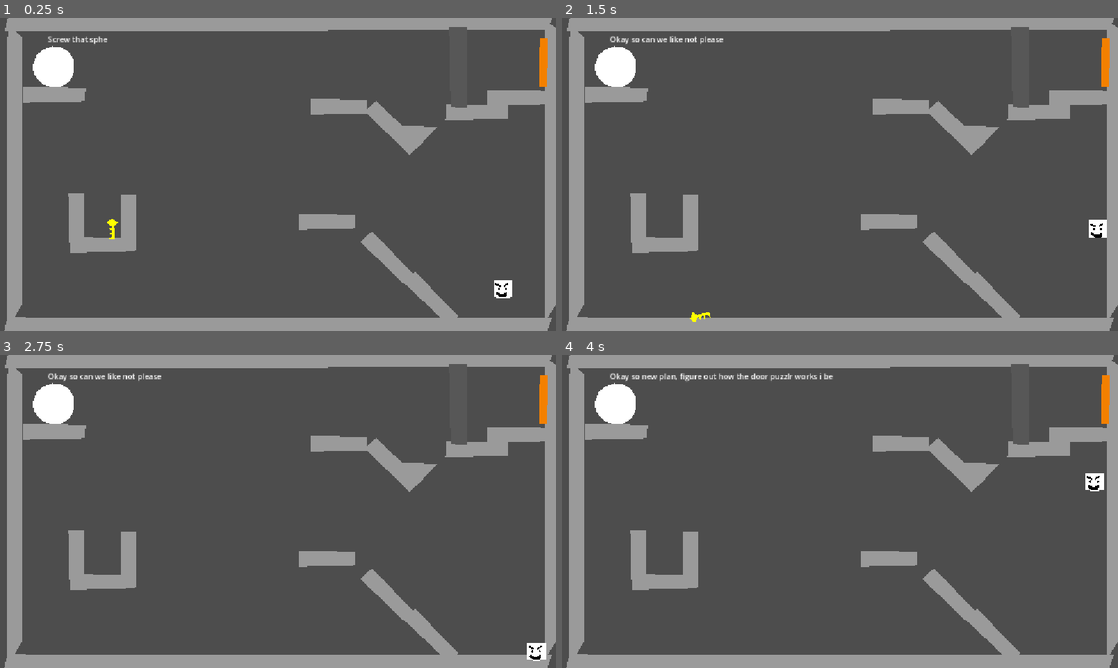
Above: before the commit, frames 1-4 (two rows, left to right).
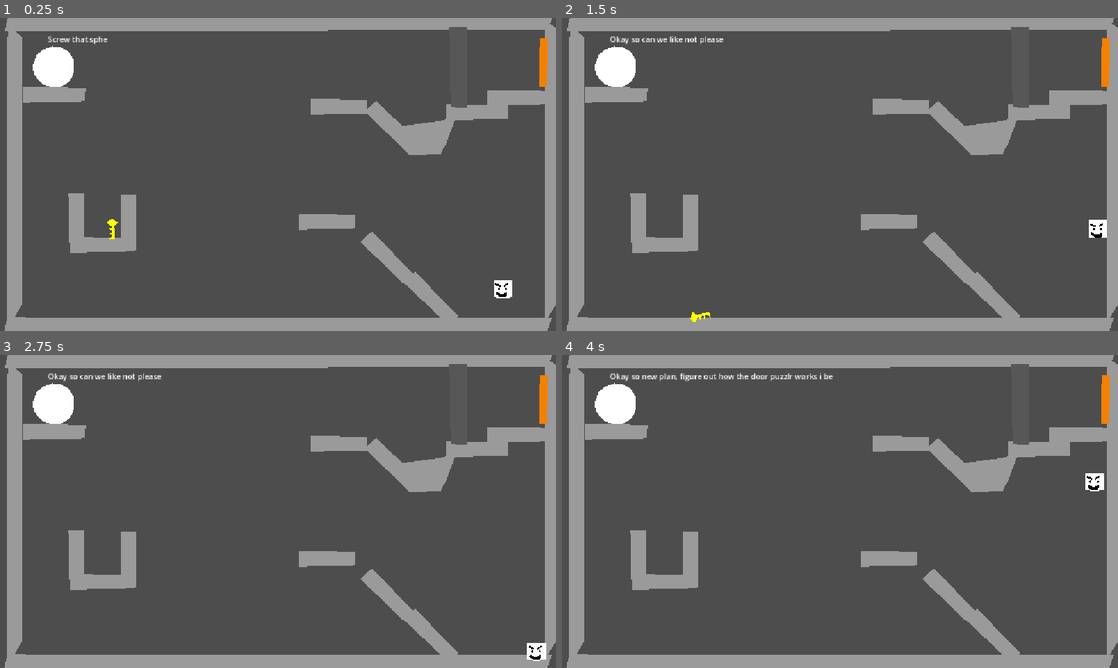
Above: after the commit, the same moments.

Repository: TAL-Trent/SSJamF2026
Game: Godot game, scene res://Levels/Level 7/Level_7.tscn
Same seed, same stepped clock (60 frames per second), same inputs: the game is played once before the commit and once after it. This scene is started directly instead of the project's main scene.
Inputs:
- Up to frame 1 (0.25 s): no input
- Up to frame 2 (1.5 s): hold Right (right) 0.53-1.28 s; hold Space (jump) 0.53-1.28 s; hold Left (left) from 1.28 s (still down); tap Space (jump) at 1.35 s
- Up to frame 3 (2.75 s): tap Space (jump) at 1.52, 1.82 s; release Left (left) at 2.03 s; hold Right (right) from 2.03 s (still down); hold Space (jump) from 2.03 s (still down)
- Up to frame 4 (4 s): release Space (jump) at 2.78 s; tap Space (jump) at 2.85, 3.02, 3.32 s; release Right (right) at 3.53 s; hold Left (left) from 3.53 s (still down); hold Space (jump) from 3.53 s (still down)

The runs differ from the first frame. In frame 1, 0.5% of the frame differs, in the area x 73-82%, y 32-44%; in frame 2, 0.5%; in frame 3, 0.5%; in frame 4, 0.5%.

Commit message:
started level 8. we cooked bro the jam is tmrw

Diff:
--- a/jank/Levels/Level 7/Level_7.tscn
+++ b/jank/Levels/Level 7/Level_7.tscn
@@ -283,10 +283,10 @@
 rotation = 0.7853982
 scale = Vector2(0.26359025, 0.3597568)
 color = Color(0.6073017, 0.60730165, 0.60730165, 1)
-polygon = PackedVector2Array(1.8955078, 6.378113, -5.3652344, -141.51685, -201.19507, -1.9654541, -488.1045, 2.3781128, -493.00098, 91.72864, -491.1045, 92.37811, -2.1044922, 85.37811)
+polygon = PackedVector2Array(163.63867, -41.275635, 136.8125, -112.0343, 53.651855, -243.72375, 2.6826172, -202.44788, -201.19507, -1.9654541, -488.1045, 2.3781128, -493.00098, 91.72864, -491.1045, 92.37811, -2.1044922, 85.37811)
 
 [node name="CollisionPolygon2D" type="CollisionPolygon2D" parent="Chunk5" unique_id=972567122]
-polygon = PackedVector2Array(-130, 282, -106, 260, -52, 312, 20, 313, -17, 352, -37, 371)
+polygon = PackedVector2Array(-130, 282, -106, 260, -52, 312, 57, 298, 39, 347, 27, 370, -37, 371)
 
 [node name="Chunk6" type="StaticBody2D" parent="." unique_id=225822306]
 position = Vector2(966, 265)
--- /dev/null
+++ b/jank/Levels/Level 8/Level_8.tscn
@@ -0,0 +1,339 @@
+[gd_scene format=3 uid="uid://dv0cofcks43vx"]
+
+[ext_resource type="Script" uid="uid://cbe3d2pvyxgfr" path="res://Levels/Level 8/Level_8_Script.gd" id="1_xplrl"]
+
+[sub_resource type="CircleShape2D" id="CircleShape2D_cxiam"]
+radius = 19.026299
+
+[sub_resource type="RectangleShape2D" id="RectangleShape2D_cxiam"]
+size = Vector2(1125, 30)
+
+[sub_resource type="RectangleShape2D" id="RectangleShape2D_2v4n4"]
+size = Vector2(31, 636)
+
+[sub_resource type="RectangleShape2D" id="RectangleShape2D_8jio8"]
+size = Vector2(1440, 311)
+
+[sub_resource type="RectangleShape2D" id="RectangleShape2D_48r1q"]
+size = Vector2(122, 30)
+
+[sub_resource type="CircleShape2D" id="CircleShape2D_mx4s3"]
+radius = 86.833176
+
+[sub_resource type="CapsuleShape2D" id="CapsuleShape2D_2v4n4"]
+radius = 12.0
+height = 46.0
+
+[node name="Node2D" type="Node2D" unique_id=965193724 node_paths=PackedStringArray("Player", "PlayerSprite", "EolTrigger", "textChat", "playerRay", "brokenBall", "key")]
+script = ExtResource("1_xplrl")
+Player = NodePath("Player")
+PlayerSprite = NodePath("Player2dSprite")
+EolTrigger = NodePath("Area2D")
+textChat = NodePath("RichTextLabel")
+playerRay = NodePath("Player2dSprite/RayCast2D")
+brokenBall = NodePath("Ball")
+key = NodePath("RigidBody2D")
+
+[node name="Player" type="RigidBody2D" parent="." unique_id=272158072]
+position = Vector2(1041, 541)
+constant_force = Vector2(0, -300)
+constant_torque = 2.13
+
+[node name="CollisionShape2D" type="CollisionShape2D" parent="Player" unique_id=666665252]
+position = Vector2(0, 2)
+shape = SubResource("CircleShape2D_cxiam")
+
+[node name="playerarea2D" type="Area2D" parent="Player" unique_id=1979979719]
+position = Vector2(0, 2)
+
+[node name="CollisionShape2D" type="CollisionShape2D" parent="Player/playerarea2D" unique_id=200249450]
+shape = SubResource("CircleShape2D_cxiam")
+
+[node name="Floor" type="StaticBody2D" parent="." unique_id=1060266912]
+position = Vector2(880, 168)
+
+[node name="Polygon2D" type="Polygon2D" parent="Floor" unique_id=1738322572]
+position = Vector2(258.6361, 451.14447)
+scale = Vector2(2.3022308, 0.3597568)
+color = Color(0.6073017, 0.60730165, 0.60730165, 1)
+polygon = PackedVector2Array(1.8955078, 6.378113, -488.1045, 2.3781128, -491.1045, 92.37811, -2.1044922, 85.37811)
+
+[node name="CollisionShape2D" type="CollisionShape2D" parent="Floor" unique_id=1904054581]
+position = Vector2(-303.5, 477)
+shape = SubResource("RectangleShape2D_cxiam")
+
+[node name="wallLeft" type="StaticBody2D" parent="." unique_id=1933933877]
+position = Vector2(880, 168)
+
+[node name="Polygon2D" type="Polygon2D" parent="wallLeft" unique_id=1698824866]
+position = Vector2(-835.1139, -172.69963)
+scale = Vector2(0.060113497, 7.0222216)
+color = Color(0.6073017, 0.60730165, 0.60730165, 1)
+polygon = PackedVector2Array(1.8955078, 6.378113, -488.1045, 2.3781128, -491.1045, 92.37811, -2.1044922, 85.37811)
+
+[node name="CollisionShape2D" type="CollisionShape2D" parent="wallLeft" unique_id=437923831]
+position = Vector2(-847.5, 169)
+shape = SubResource("RectangleShape2D_2v4n4")
+
+[node name="wallLeft2" type="StaticBody2D" parent="." unique_id=930569930]
+position = Vector2(1993, 156)
+
+[node name="Polygon2D" type="Polygon2D" parent="wallLeft2" unique_id=1263886810]
+position = Vector2(-835.1139, -172.69963)
+scale = Vector2(0.060113497, 7.0222216)
+color = Color(0.6073017, 0.60730165, 0.60730165, 1)
+polygon = PackedVector2Array(1.8955078, 6.378113, -488.1045, 2.3781128, -491.1045, 92.37811, -2.1044922, 85.37811)
+
+[node name="CollisionShape2D" type="CollisionShape2D" parent="wallLeft2" unique_id=1145334264]
+position = Vector2(-847.5, 169)
+shape = SubResource("RectangleShape2D_2v4n4")
+
+[node name="Floor2" type="StaticBody2D" parent="." unique_id=103161666]
+position = Vector2(882, -457)
+
+[node name="Polygon2D" type="Polygon2D" parent="Floor2" unique_id=83244311]
+position = Vector2(258.6361, 451.14447)
+scale = Vector2(2.3022308, 0.3597568)
+color = Color(0.6073017, 0.60730165, 0.60730165, 1)
+polygon = PackedVector2Array(1.8955078, 6.378113, -488.1045, 2.3781128, -491.1045, 92.37811, -2.1044922, 85.37811)
+
+[node name="CollisionShape2D" type="CollisionShape2D" parent="Floor2" unique_id=265569157]
+position = Vector2(-323, 330.5)
+shape = SubResource("RectangleShape2D_8jio8")
+
+[node name="Chunk1" type="StaticBody2D" parent="." unique_id=1902447649]
+position = Vector2(1174, -147)
+
+[node name="Polygon2D" type="Polygon2D" parent="Chunk1" unique_id=881651029]
+position = Vector2(-36.049816, 295)
+scale = Vector2(0.26359025, 0.3597568)
+color = Color(0.6073017, 0.60730165, 0.60730165, 1)
+polygon = PackedVector2Array(1.8955078, 6.378113, -488.1045, 2.3781128, -493.00098, 91.72864, -491.1045, 92.37811, -2.1044922, 85.37811)
+
+[node name="CollisionShape2D" type="CollisionShape2D" parent="Chunk1" unique_id=1848147505]
+position = Vector2(-102, 312)
+shape = SubResource("RectangleShape2D_48r1q")
+
+[node name="Chunk2" type="StaticBody2D" parent="." unique_id=1770343159]
+position = Vector2(896, 18)
+
+[node name="Polygon2D" type="Polygon2D" parent="Chunk2" unique_id=348608480]
+position = Vector2(-135.45007, 149.14449)
+scale = Vector2(0.2373221, 0.3597568)
+color = Color(0.6073017, 0.60730165, 0.60730165, 1)
+polygon = PackedVector2Array(1.8955078, 6.378113, -488.1045, 2.3781128, -491.1045, 92.37811, -2.1044922, 85.37811)
+
+[node name="CollisionShape2D" type="CollisionShape2D" parent="Chunk2" unique_id=776974233]
+position = Vector2(-189.45007, 166.14447)
+shape = SubResource("RectangleShape2D_48r1q")
+
+[node name="Chunk3" type="StaticBody2D" parent="." unique_id=981929648]
+position = Vector2(772, 110)
+
+[node name="Polygon2D" type="Polygon2D" parent="Chunk3" unique_id=578532576]
+position = Vector2(-36.000015, 295)
+scale = Vector2(0.2373221, 0.3597568)
+color = Color(0.6073017, 0.60730165, 0.60730165, 1)
+polygon = PackedVector2Array(1.8955078, 6.378113, -488.1045, 2.3781128, -491.1045, 92.37811, -2.1044922, 85.37811)
+
+[node name="CollisionShape2D" type="CollisionShape2D" parent="Chunk3" unique_id=2031323877]
+position = Vector2(-90, 312)
+shape = SubResource("RectangleShape2D_48r1q")
+
+[node name="Chunk3" type="StaticBody2D" parent="Chunk3" unique_id=1947728207]
+position = Vector2(-474, 48)
+
+[node name="Polygon2D" type="Polygon2D" parent="Chunk3/Chunk3" unique_id=376951231]
+position = Vector2(-36.000015, 295)
+scale = Vector2(0.2373221, 0.3597568)
+color = Color(0.6073017, 0.60730165, 0.60730165, 1)
+polygon = PackedVector2Array(1.8955078, 6.378113, -488.1045, 2.3781128, -491.1045, 92.37811, -2.1044922, 85.37811)
+
+[node name="CollisionShape2D" type="CollisionShape2D" parent="Chunk3/Chunk3" unique_id=166568917]
+position = Vector2(-90, 312)
+shape = SubResource("RectangleShape2D_48r1q")
+
+[node name="Chunk3" type="StaticBody2D" parent="Chunk3/Chunk3" unique_id=928311318]
+position = Vector2(26, 61)
+
+[node name="Polygon2D" type="Polygon2D" parent="Chunk3/Chunk3/Chunk3" unique_id=543514543]
+position = Vector2(-41.000015, 264)
+rotation = 1.5707964
+scale = Vector2(0.2373221, 0.3597568)
+color = Color(0.6073017, 0.60730165, 0.60730165, 1)
+polygon = PackedVector2Array(1.8955078, 6.378113, -488.1045, 2.3781128, -491.1045, 92.37811, -2.1044922, 85.37811)
+
+[node name="CollisionPolygon2D" type="CollisionPolygon2D" parent="Chunk3/Chunk3/Chunk3" unique_id=905296045]
+position = Vector2(-1, -2)
+polygon = PackedVector2Array(-74, 148, -42, 148, -43, 265, -71, 263)
+
+[node name="Chunk3" type="StaticBody2D" parent="Chunk3/Chunk3/Chunk3" unique_id=132938323]
+position = Vector2(-108, -4)
+
+[node name="Polygon2D" type="Polygon2D" parent="Chunk3/Chunk3/Chunk3/Chunk3" unique_id=865656702]
+position = Vector2(-41.000015, 264)
+rotation = 1.5707964
+scale = Vector2(0.2373221, 0.3597568)
+color = Color(0.6073017, 0.60730165, 0.60730165, 1)
+polygon = PackedVector2Array(1.8955078, 6.378113, -488.1045, 2.3781128, -491.1045, 92.37811, -2.1044922, 85.37811)
+
+[node name="CollisionPolygon2D" type="CollisionPolygon2D" parent="Chunk3/Chunk3/Chunk3/Chunk3" unique_id=1014140422]
+position = Vector2(-1, -2)
+polygon = PackedVector2Array(-74, 148, -42, 148, -43, 265, -71, 263)
+
+[node name="Area2D" type="Area2D" parent="." unique_id=655159511]
+
+[node name="CollisionPolygon2D" type="CollisionPolygon2D" parent="Area2D" unique_id=1804080934]
+position = Vector2(-638, 1)
+scale = Vector2(1.5625031, 1)
+polygon = PackedVector2Array(1118, 42, 1135, 42, 1134, 142, 1117, 142)
+
+[node name="Polygon2D" type="Polygon2D" parent="Area2D" unique_id=450298845]
+color = Color(0.955715, 0.5051854, 7.70092e-07, 1)
+polygon = PackedVector2Array(1118, 42, 1135, 42, 1134, 142, 1117, 142)
+
+[node name="RichTextLabel" type="RichTextLabel" parent="." unique_id=729345683]
+offset_left = 99.0
+offset_top = 32.0
+offset_right = 1036.0
+offset_bottom = 88.0
+localize_numeral_system = false
+text = "Hello World!"
+scroll_active = false
+shortcut_keys_enabled = false
+
+[node name="Player2dSprite" type="Polygon2D" parent="." unique_id=405033321]
+position = Vector2(1039.6428, 542.5143)
+scale = Vector2(0.3127792, 0.3214287)
+polygon = PackedVector2Array(-56.40674, -57.599976, -56.406677, -3.1999512, -56.40674, 54.400024, 4.3389893, 60.622253, 65.08472, 54.400024, 65.08472, -57.599976)
+
+[node name="RayCast2D" type="RayCast2D" parent="Player2dSprite" unique_id=1898807612]
+position = Vector2(0, -9.599976)
+scale = Vector2(4.338982, 3.199999)
+target_position = Vector2(0, 24)
+
+[node name="Polygon2D" type="Polygon2D" parent="Player2dSprite" unique_id=1699569962]
+color = Color(0, 0, 0, 1)
+polygon = PackedVector2Array(-46.815308, -35.822205, -11.6467285, -23.377747, -11.6467285, -10.933289, -46.815308, -23.377747)
+
+[node name="Polygon2D2" type="Polygon2D" parent="Player2dSprite" unique_id=1487832718]
+color = Color(0, 0, 0, 1)
+polygon = PackedVector2Array(7.536133, -23.377747, 39.50757, -38.93329, 39.50757, -29.599976, 7.536133, -10.933289)
+
+[node name="Polygon2D3" type="Polygon2D" parent="Player2dSprite" unique_id=236895419]
+color = Color(0, 0, 0, 1)
+polygon = PackedVector2Array(-21.23816, -7.8222046, -30.82959, -4.7110596, -30.82959, 4.6222534, -24.435303, 7.7333374, -18.041016, 4.6222534, -18.041016, -1.5999756)
+
+[node name="Polygon2D4" type="Polygon2D" parent="Player2dSprite" unique_id=1511232131]
+color = Color(0, 0, 0, 1)
+offset = Vector2(50, 0)
+polygon = PackedVector2Array(-21.23816, -7.8222046, -30.82959, -4.7110596, -30.82959, 4.6222534, -24.435303, 7.7333374, -18.041016, 4.6222534, -18.041016, -1.5999756)
+
+[node name="Polygon2D5" type="Polygon2D" parent="Player2dSprite" unique_id=1663153655]
+color = Color(0, 0, 0, 1)
+polygon = PackedVector2Array(-40.42102, 20.177795, -2.0552979, 35.733337, 33.11328, 20.177795, 33.11328, 38.844482, 23.52185, 54.400024, -14.843872, 54.400024, -43.618164, 35.733337)
+
+[node name="Ball" type="RigidBody2D" parent="." unique_id=703668440]
+position = Vector2(-594, -26)
+mass = 5.0
+contact_monitor = true
+max_contacts_reported = 4
+
+[node name="CollisionShape2D" type="CollisionShape2D" parent="Ball" unique_id=1897359753]
+position = Vector2(706, 115)
+scale = Vector2(0.5, 0.5)
+shape = SubResource("CircleShape2D_mx4s3")
+
+[node name="Polygon2D" type="Polygon2D" parent="Ball/CollisionShape2D" unique_id=827909128]
+polygon = PackedVector2Array(-86, -8, -74, -46, -46, -72, -6, -84, 28, -80, 58, -64, 84, -26, 84, 14, 74, 44, 58, 66, 30, 82, -6, 86, -44, 74, -68, 52, -84, 28, -88, -2)
+
+[node name="Chunk4" type="StaticBody2D" parent="." unique_id=1119280674]
+position = Vector2(1089, -117)
+
+[node name="Polygon2D" type="Polygon2D" parent="Chunk4" unique_id=1309422571]
+position = Vector2(-36.049816, 295)
+scale = Vector2(0.26359025, 0.3597568)
+color = Color(0.6073017, 0.60730165, 0.60730165, 1)
+polygon = PackedVector2Array(1.8955078, 6.378113, -488.1045, 2.3781128, -493.00098, 91.72864, -491.1045, 92.37811, -2.1044922, 85.37811)
+
+[node name="CollisionShape2D" type="CollisionShape2D" parent="Chunk4" unique_id=1418672481]
+position = Vector2(-102, 312)
+shape = SubResource("RectangleShape2D_48r1q")
+
+[node name="Chunk4" type="StaticBody2D" parent="Chunk4" unique_id=139079014]
+position = Vector2(-876, -36)
+
+[node name="Polygon2D" type="Polygon2D" parent="Chunk4/Chunk4" unique_id=359550802]
+position = Vector2(-36.049816, 295)
+scale = Vector2(0.26359025, 0.3597568)
+color = Color(0.6073017, 0.60730165, 0.60730165, 1)
+polygon = PackedVector2Array(1.8955078, 6.378113, -488.1045, 2.3781128, -493.00098, 91.72864, -491.1045, 92.37811, -2.1044922, 85.37811)
+
+[node name="CollisionShape2D" type="CollisionShape2D" parent="Chunk4/Chunk4" unique_id=1995331794]
+position = Vector2(-102, 312)
+shape = SubResource("RectangleShape2D_48r1q")
+
+[node name="Chunk5" type="StaticBody2D" parent="." unique_id=847654693]
+position = Vector2(886, -88)
+
+[node name="Polygon2D" type="Polygon2D" parent="Chunk5" unique_id=1392630296]
+position = Vector2(-15.00001, 349.99997)
+rotation = 0.7853982
+scale = Vector2(0.26359025, 0.3597568)
+color = Color(0.6073017, 0.60730165, 0.60730165, 1)
+polygon = PackedVector2Array(1.8955078, 6.378113, -5.3652344, -141.51685, -201.19507, -1.9654541, -488.1045, 2.3781128, -493.00098, 91.72864, -491.1045, 92.37811, -2.1044922, 85.37811)
+
+[node name="Polygon2D2" type="Polygon2D" parent="Chunk5" unique_id=1341086740]
+position = Vector2(-15.00001, 349.99997)
+rotation = 0.7853982
+scale = Vector2(0.26359025, 0.3597568)
+color = Color(0.6073017, 0.60730165, 0.60730165, 1)
+polygon = PackedVector2Array(163.63867, -41.275635, 136.8125, -112.0343, 53.651855, -243.72375, 2.6826172, -202.44788, -201.19507, -1.9654541, -488.1045, 2.3781128, -493.00098, 91.72864, -491.1045, 92.37811, -2.1044922, 85.37811)
+
+[node name="CollisionPolygon2D" type="CollisionPolygon2D" parent="Chunk5" unique_id=972567122]
+polygon = PackedVector2Array(-130, 282, -106, 260, -52, 312, 57, 298, 39, 347, 27, 370, -37, 371)
+
+[node name="Chunk6" type="StaticBody2D" parent="." unique_id=225822306]
+position = Vector2(966, 265)
+
+[node name="Polygon2D" type="Polygon2D" parent="Chunk6" unique_id=1465290520]
+position = Vector2(-15.00001, 349.99997)
+rotation = 0.7853982
+scale = Vector2(0.26359025, 0.3597568)
+color = Color(0.6073017, 0.60730165, 0.60730165, 1)
+polygon = PackedVector2Array(1.8955078, 6.378113, -488.1045, 2.3781128, -493.00098, 91.72864, -491.1045, 92.37811, -2.1044922, 85.37811)
+
+[node name="CollisionPolygon2D" type="CollisionPolygon2D" parent="Chunk6" unique_id=1210738474]
+polygon = PackedVector2Array(-130, 282, -106, 260, -17, 353, -37, 371)
+
+[node name="Chunk5" type="StaticBody2D" parent="Chunk6" unique_id=2087909843]
+position = Vector2(-89, -83)
+
+[node name="Polygon2D" type="Polygon2D" parent="Chunk6/Chunk5" unique_id=989233570]
+position = Vector2(-15.00001, 349.99997)
+rotation = 0.7853982
+scale = Vector2(0.26359025, 0.3597568)
+color = Color(0.6073017, 0.60730165, 0.60730165, 1)
+polygon = PackedVector2Array(1.8955078, 6.378113, -488.1045, 2.3781128, -493.00098, 91.72864, -491.1045, 92.37811, -2.1044922, 85.37811)
+
+[node name="CollisionPolygon2D" type="CollisionPolygon2D" parent="Chunk6/Chunk5" unique_id=38713305]
+polygon = PackedVector2Array(-145, 268, -121, 247, -17, 353, -37, 371)
+
+[node name="RigidBody2D" type="RigidBody2D" parent="." unique_id=870417416]
+
+[node name="Polygon2D" type="Polygon2D" parent="RigidBody2D" unique_id=782449915]
+position = Vector2(2, 1)
+color = Color(1, 1, 0, 1)
+polygon = PackedVector2Array(199, 406, 209, 398, 222, 407, 214, 414, 214, 440, 200, 440, 208, 435, 209, 430, 200, 427, 208, 427, 208, 422, 200, 417, 208, 417, 208, 414)
+
+[node name="CollisionShape2D" type="CollisionShape2D" parent="RigidBody2D" unique_id=1372426369]
+position = Vector2(212, 422)
+shape = SubResource("CapsuleShape2D_2v4n4")
+
+[node name="Polygon2D" type="Polygon2D" parent="." unique_id=1830426594]
+color = Color(0.3440756, 0.3440758, 0.34407574, 1)
+polygon = PackedVector2Array(967, 186, 967, 18, 931, 18, 934, 185)
+
+[connection signal="area_shape_entered" from="Area2D" to="." method="_on_area_2d_area_shape_entered"]
+[connection signal="body_entered" from="Ball" to="." method="_on_ball_body_entered" binds= ["ball"]]
+[connection signal="body_entered" from="RigidBody2D" to="." method="_on_rigid_body_2d_body_entered" binds= ["key"]]
--- /dev/null
+++ b/jank/Levels/Level 8/Level_8_Script.gd
@@ -0,0 +1,120 @@
+extends Node
+
+@export var Player: RigidBody2D
+@export var PlayerSprite: Polygon2D
+@export var EolTrigger: Area2D
+@export var textChat: RichTextLabel
+@export var playerRay: RayCast2D
+@export var brokenBall: RigidBody2D
+@export var key: RigidBody2D
+
+var isTyping = false
+var finishedMessage = ""
+var currentMessage = ""
+var messageChar = 0
+var airJumped = false
+var skewing = false
+var timesBroken = 0
+var hasKey = false
+
+func _input(event):
+	if event.is_action_pressed("jump"):
+		var myForce: Vector2
+		myForce.x = 0;
+		myForce.y = -500;
+		#Player.apply_force(myForce)
+		if isTouchingFloor():
+			Player.apply_impulse(myForce);
+		else:
+			if !airJumped:
+				Player.apply_impulse(myForce);
+				airJumped = true
+	if event.is_action_pressed("left"):
+		var myForce: Vector2
+		myForce.x = -200;
+		myForce.y = 0;
+		#Player.apply_force(myForce)
+		if isTouchingFloor():
+			Player.apply_impulse(myForce);
+	if event.is_action_pressed("right"):
+		var myForce: Vector2
+		myForce.x = 200;
+		myForce.y = 0;
+		#Player.apply_force(myForce)
+		if isTouchingFloor():
+			Player.apply_impulse(myForce);
+
+
+
+
+# Called when the node enters the scene tree for the first time.
+func _ready() -> void:
+	setMessage("Screw that sphere, we dont need it. I can code working things, if you go get that key then you can beat the level!")
+	await get_tree().create_timer(1).timeout
+	setMessage("Okay so can we like not please")
+	await get_tree().create_timer(2).timeout
+	setMessage("Okay so new plan, figure out how the door puzzlr works i bet you cant")
+# Called every frame. 'delta' is the elapsed time since the previous frame.
+func _process(delta: float) -> void:
+	PlayerSprite.global_position = Player.global_position
+	typeChat()
+	if (isTouchingFloor() and (airJumped == true)):
+		airJumped = false
+	if skewing:
+		brokenBall.skew = randi_range(-89,89)
+
+#called when the player touches the end of level trigger
+func _on_area_2d_area_shape_entered(area_rid: RID, area: Area2D, area_shape_index: int, local_shape_index: int) -> void:
+	print("EOL trigger touched")
+	if (timesBroken < 2):
+		setMessage("Wow your so smart")
+	elif (timesBroken == 2):
+		setMessage("...")
+	else:
+		setMessage("I genuinly wish utmost unfortunes upon your family you coniving weasel.")
+	await get_tree().create_timer(0.5).timeout
+	print("next level")
+
+func typeChat():
+	if !(finishedMessage == currentMessage):
+		textChat.text = currentMessage + finishedMessage[messageChar]
+		messageChar+=1
+		currentMessage = textChat.text
+	else:
+		messageChar = 0
+
+func setMessage(message: String):
+	textChat.text = ""
+	currentMessage = ""
+	finishedMessage = message
+	messageChar = 0
+
+func isTouchingFloor() -> bool:
+	return playerRay.is_colliding()
+
+
+func _on_ball_body_entered(body: Node, obj: String) -> void:
+	if !(skewing) and (body is RigidBody2D) and (obj == "ball"):
+		timesBroken += 1
+		skewing = true
+		print("Skewing = true")
+		await get_tree().create_timer(1.5).timeout
+		if (timesBroken == 1):
+			setMessage("Okay screw you just beat the level dude.")
+			await get_tree().create_timer(1.5).timeout
+			setMessage("Let me fix it...")
+			await get_tree().create_timer(3).timeout
+			skewing = false
+			brokenBall.skew = 0
+			setMessage("There. Its fixed. Dont touch it. Finish the level.")
+		elif (timesBroken == 2):
+			setMessage("Im gonna atomize you.")
+			await get_tree().create_timer(3).timeout
+			skewing = false
+			brokenBall.skew = 0
+			setMessage("There. Its fixed. Dont touch it. Finish the level. Please.")
+		else:
+			setMessage("............")
+			await get_tree().create_timer(3).timeout
+			skewing = false
+			brokenBall.skew = 0
Not shown, added: jank/Levels/Level 8/Level_8_Script.gd.uid
Not shown, changed: jank/export_presets.cfg
